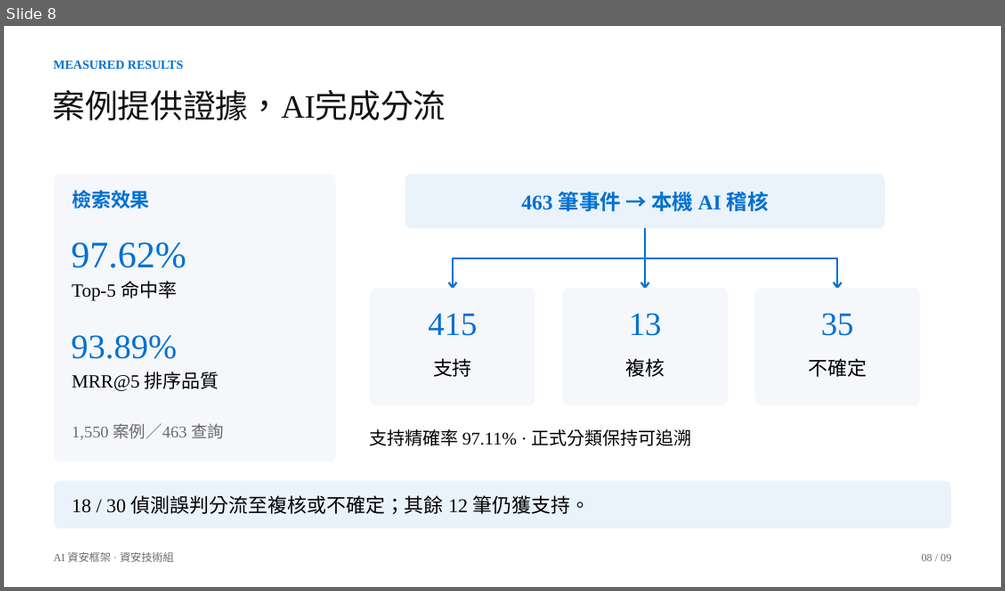
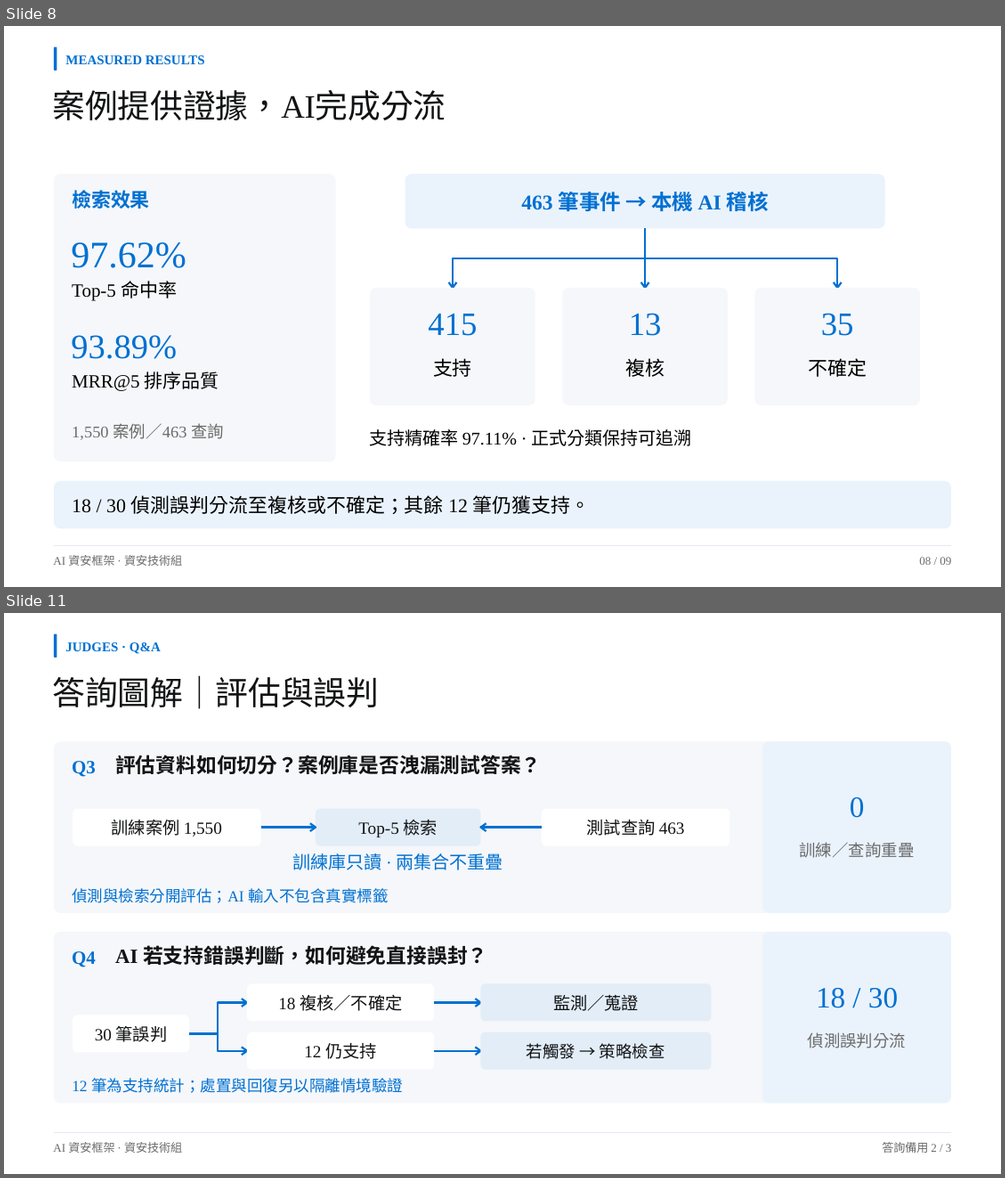
Before and after one commit to Lily09-project/innoserve-competition, a slide deck: deliverables/決賽簡報_AI資安框架.pptx. Shown one above the other, each under a label of ours: slide 8 before the commit, slides 8 and 11 after it; the slides between them are not shown. The pictures are 1005x591 and 1005x1178 pixels, drawn with LibreOffice and Linux fonts; fonts in the diff are those of the drawing. Boxes give left, top, right and bottom in pixels: in the first picture for what was removed or moved away, otherwise in the second. Text is boxed around its words. In the diff, an @@ line names an element or a change of style, - is before the commit and + after.

```diff
--- a/deliverables/決賽簡報_AI資安框架.pptx
+++ b/deliverables/決賽簡報_AI資安框架.pptx
@@ slide 11 added at <box>4,613,1001,1174</box>, background #FFFFFF @@
@@ rounded rectangle added at <box>54,634,57,657</box>, fill #0070D1 @@
@@ text added at <box>65,642,161,654</box>, 12.8 pt, text #0070D1, bold @@
+JUDGES · Q&A
@@ text added at <box>53,675,380,709</box>, 31.5 pt, text #121314 @@
+答詢圖解｜評估與誤判
@@ group added at <box>54,742,952,1103</box>: 19 texts, 12 rounded rectangles, 12 freeform shapes @@
+Q3
+評估資料如何切分？案例庫是否洩漏測試答案？
+訓練案例 1,550
+Top-5 檢索
+測試查詢 463
+訓練庫只讀 · 兩集合不重疊
+偵測與檢索分開評估；AI 輸入不包含真實標籤
+0
+訓練／查詢重疊
+Q4
+AI 若支持錯誤判斷，如何避免直接誤封？
+30 筆誤判
+18 複核／不確定
+12 仍支持
+監測／蒐證
+若觸發 → 策略檢查
+12 筆為支持統計；處置與回復另以隔離情境驗證
+18 / 30
+偵測誤判分流
@@ text added at <box>53,1142,182,1152</box>, 11.2 pt, text #6B6B6B @@
+AI 資安框架 · 資安技術組
@@ freeform shape added at <box>54,1133,952,1134</box>, outline #E3EAF2 0.75 pt @@
@@ text added at <box>882,1142,952,1152</box>, 11.2 pt, text #6B6B6B @@
+答詢備用 2 / 3
@@ slide 8 changed as well @@
@@ rounded rectangle added at <box>54,47,57,70</box>, fill #0070D1 @@
@@ text "MEASURED RESULTS": place and size @@
-text "MEASURED RESULTS" at <box>53,60,183,69</box>
+text "MEASURED RESULTS" at <box>65,55,205,64</box>
@@ text "MEASURED RESULTS" at <box>65,55,205,64</box>: size 12 to 12.8 pt @@
@@ text "AI 資安框架 · 資安技術組" at <box>53,555,182,565</box>: size 10.5 to 11.2 pt @@
@@ freeform shape added at <box>54,546,952,547</box>, outline #E3EAF2 0.75 pt @@
@@ text "08 / 09" at <box>919,556,951,564</box>: size 10.5 to 11.2 pt @@
```
Also in this commit, not shown: 7 other slides changed, 3 other slides added, 1 slide removed, 37 other files.
